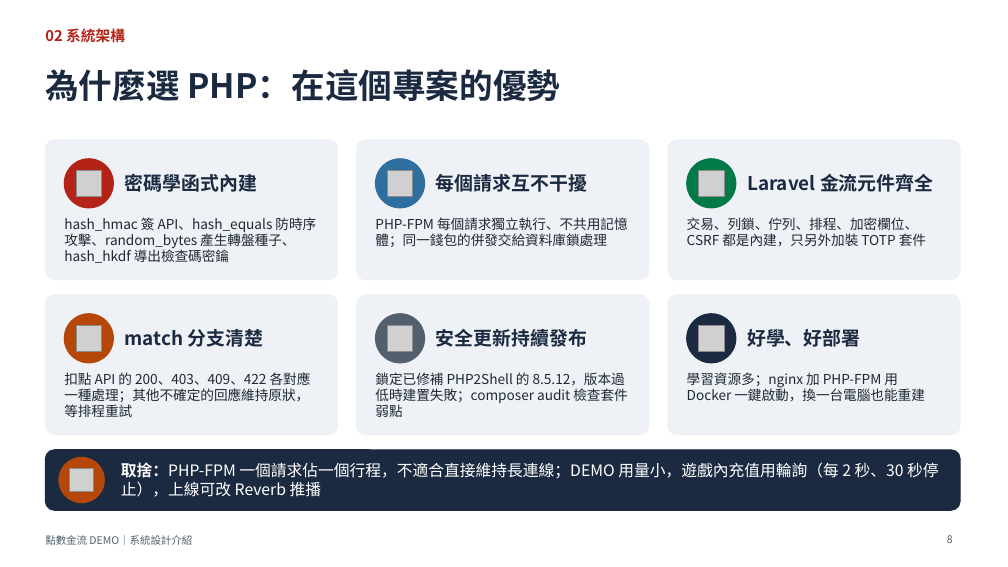
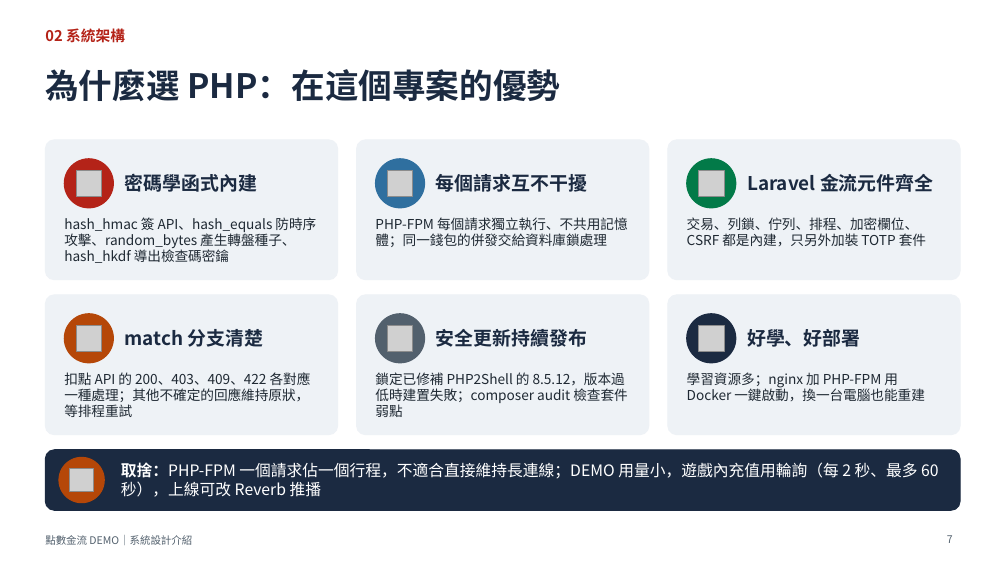
Before and after one commit to knnv0576/TopUpSystem, a slide deck: slide 7 of docs/點數金流DEMO_系統設計介紹.pptx (slide 8 before the commit). Drawn at 1008x567 pixels with LibreOffice and Linux fonts; fonts in the diff are those of the drawing; grey boxes stand for pictures. Boxes give left, top, right and bottom in pixels: in the first picture for what was removed or moved away, otherwise in the second. Text is boxed around its words. In the diff, an @@ line names an element or a change of style, - is before the commit and + after.

```diff
--- a/docs/點數金流DEMO_系統設計介紹.pptx
+++ b/docs/點數金流DEMO_系統設計介紹.pptx
@@ text at bbox=[121, 462, 938, 497]: text changed @@
-取捨：PHP-FPM 一個請求佔一個行程，不適合直接維持長連線；DEMO 用量小，遊戲內充值用輪詢（每 2 秒、30 秒停止），上線可改 Reverb 推播
+取捨：PHP-FPM 一個請求佔一個行程，不適合直接維持長連線；DEMO 用量小，遊戲內充值用輪詢（每 2 秒、最多 60 秒），上線可改 Reverb 推播
@@ page number at bbox=[947, 535, 953, 543]: text changed @@
-8
+7
```
Also in this commit, not shown: 7 other slides changed, 6 slides added, 3 slides removed, 49 other files.
